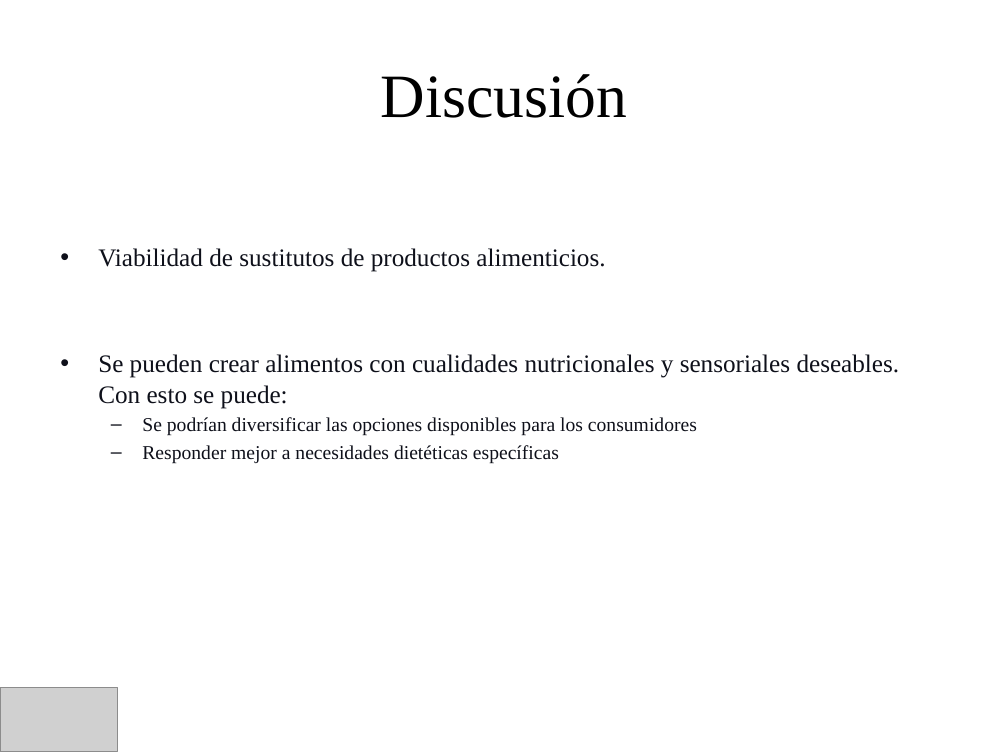
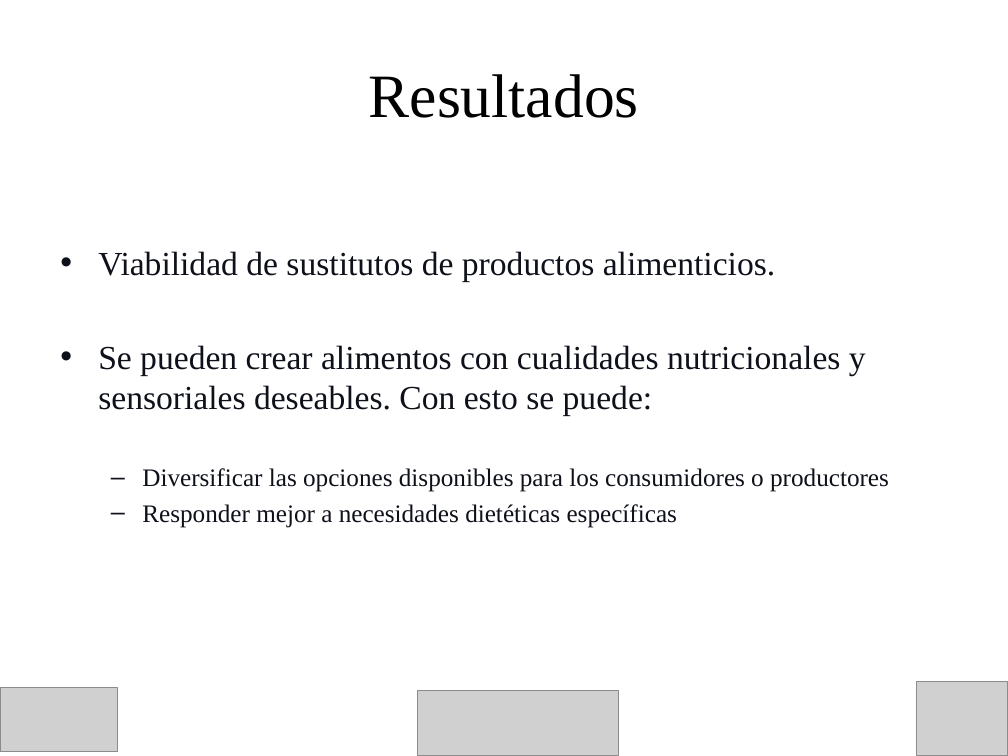
Before and after one commit to KalebAvila/ingenieria_en_alimentos, a slide deck: slide 21 of ai_in_food/references/comia/Generacion_de_Sustitutos_Alimentarios_Mediante_IA_Presentation.pptx (slide 19 before the commit). Drawn at 1008x756 pixels with LibreOffice and Linux fonts; fonts in the diff are those of the drawing; grey boxes stand for pictures. Boxes give left, top, right and bottom in pixels: in the first picture for what was removed or moved away, otherwise in the second. Text is boxed around its words. In the diff, an @@ line names an element or a change of style, - is before the commit and + after.

```diff
--- a/ai_in_food/references/comia/Generacion_de_Sustitutos_Alimentarios_Mediante_IA_Presentation.pptx
+++ b/ai_in_food/references/comia/Generacion_de_Sustitutos_Alimentarios_Mediante_IA_Presentation.pptx
@@ title at bbox=[369, 74, 639, 118]: text changed @@
-Discusión
+Resultados
@@ text at bbox=[98, 251, 866, 528]: size 18 to 24 pt in "Viabilidad de sustitutos de productos alimenticios.", "Se pueden crear alimentos con cualidades nutricionales ..."; size 14 to 18 pt in "Responder mejor a necesidades dietéticas específicas"; more space between paragraphs @@
@@ text at bbox=[142, 468, 889, 492]: text changed; size 14 to 18 pt @@
-  – Se podrían diversificar las opciones disponibles para los consumidores
+  – Diversificar las opciones disponibles para los consumidores o productores
@@ picture added at bbox=[917, 681, 1008, 756] @@
@@ picture added at bbox=[417, 690, 618, 756] @@
```
Also in this commit, not shown: 18 other slides changed, 7 slides added, 2 slides removed, 16 other files.
